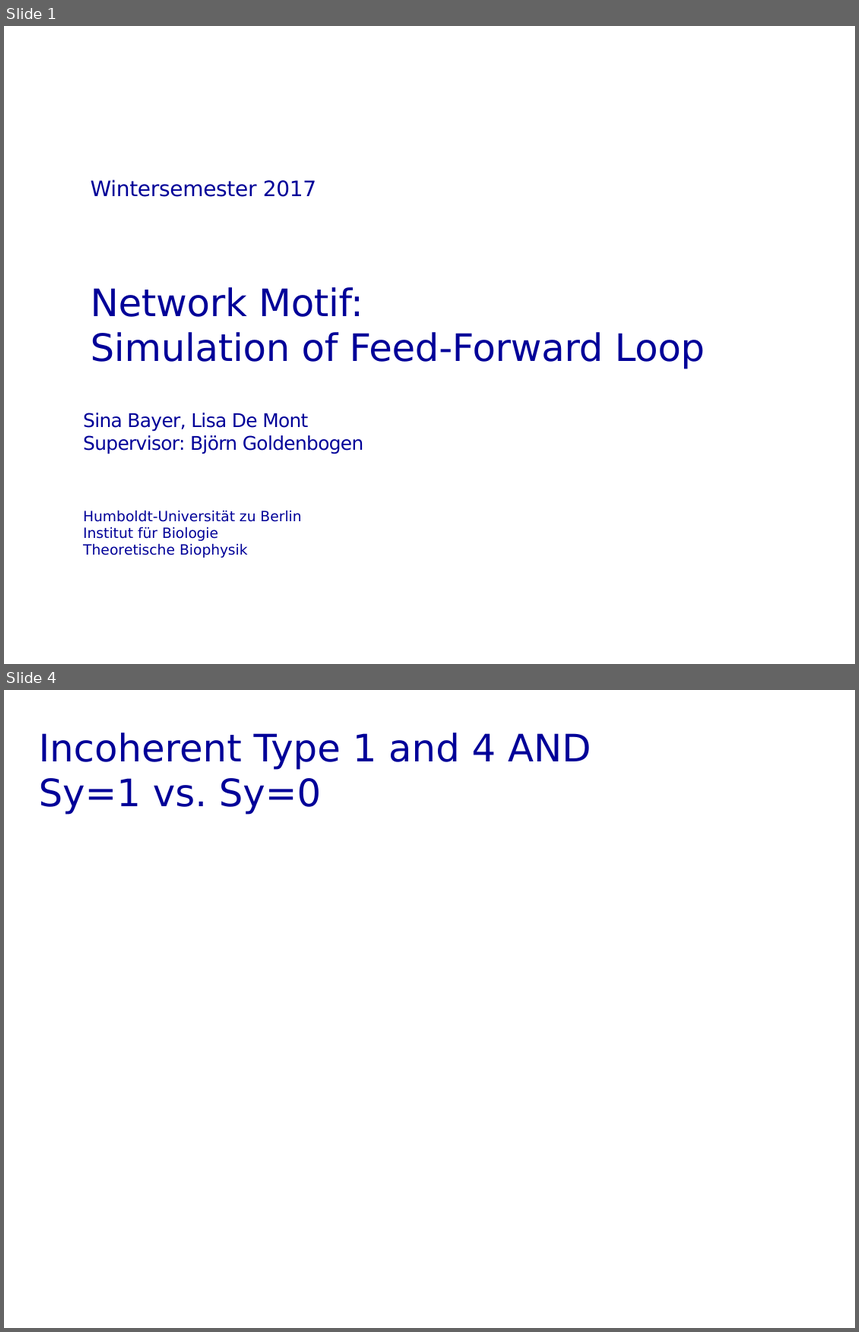
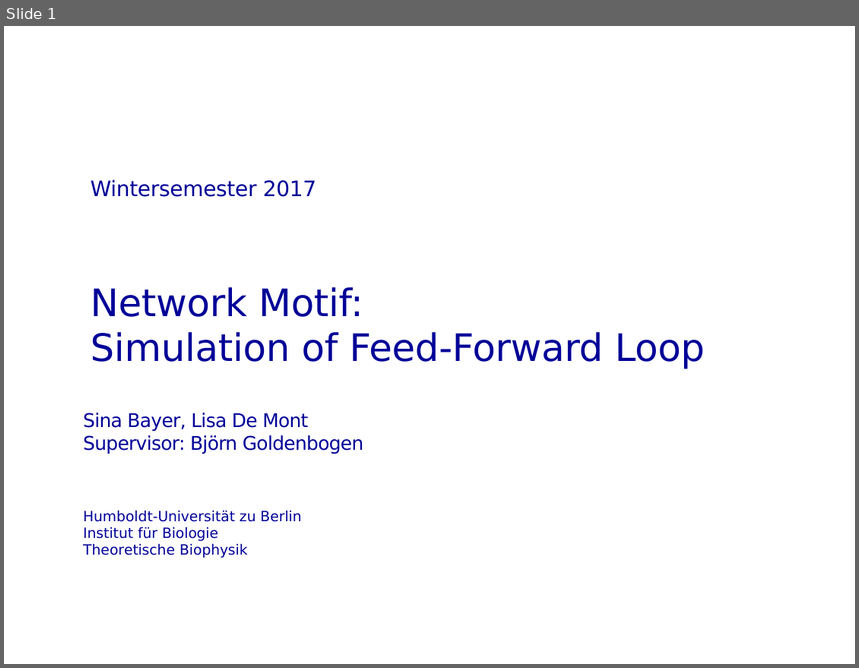
Before and after one commit to montelis/Feed-Forward-Loop, a slide deck: Feed Forward Loop Presentation.pptx. Shown one above the other, each under a label of ours: slides 1 and 4 before the commit, slide 1 after it; the slides between them are not shown. The pictures are 859x1332 and 859x668 pixels, drawn with LibreOffice and Linux fonts; fonts in the diff are those of the drawing; background and template pictures are left out. Boxes give left, top, right and bottom in pixels: in the first picture for what was removed or moved away, otherwise in the second. Text is boxed around its words. In the diff, an @@ line names an element or a change of style, - is before the commit and + after.

```diff
--- a/Feed Forward Loop Presentation.pptx
+++ b/Feed Forward Loop Presentation.pptx
@@ slide 4 removed at box(4, 690, 855, 1328), background #FFFFFF @@
@@ title removed at box(39, 733, 591, 815) @@
-Incoherent Type 1 and 4 AND
-Sy=1 vs. Sy=0
```
Also in this commit, not shown: 3 slides changed, 12 slides added, 5 other slides removed.
